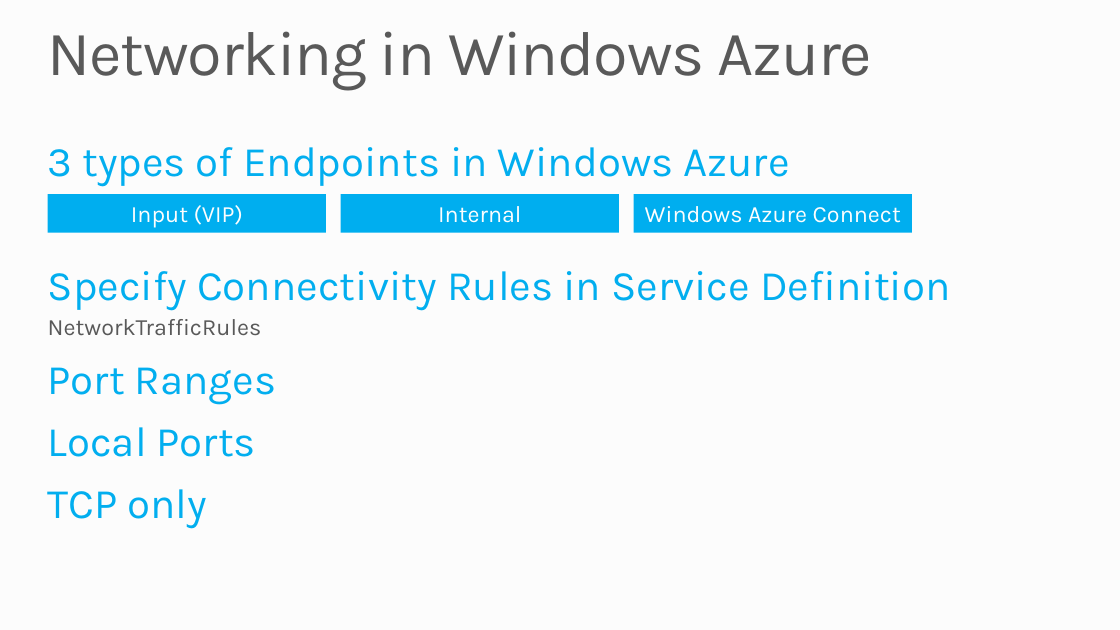
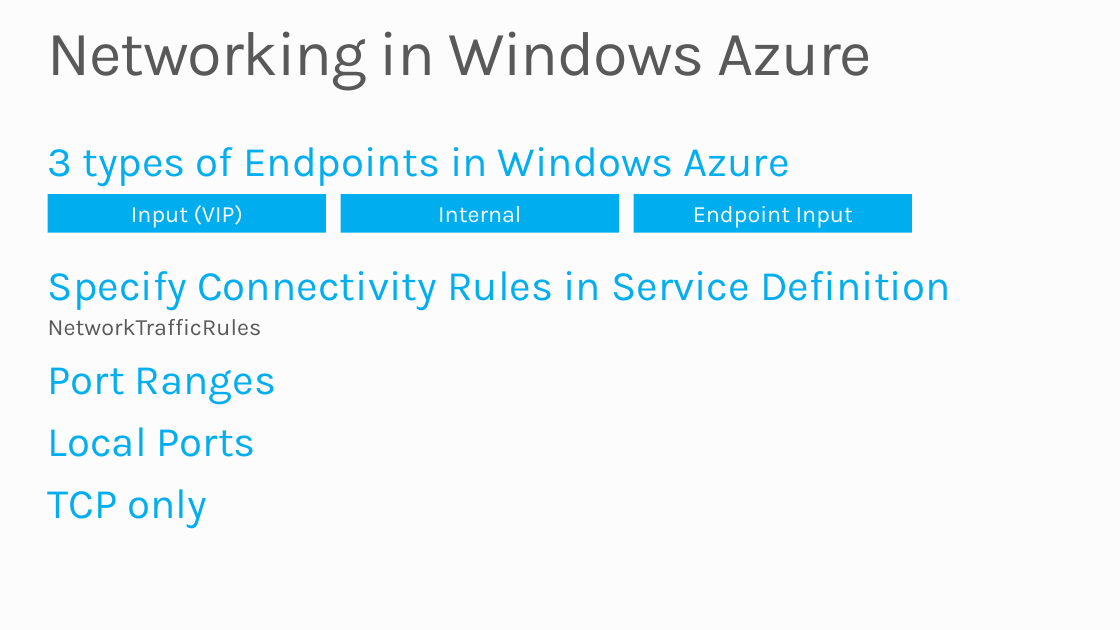
Before and after one commit to mwasham/WATK-Presentations, a slide deck: slide 27 of WindowsAzureCompute/WindowsAzureCompute.pptx. Drawn at 1120x630 pixels with LibreOffice and Linux fonts; fonts in the diff are those of the drawing; background and template pictures are left out. Boxes give left, top, right and bottom in pixels: in the first picture for what was removed or moved away, otherwise in the second. Text is boxed around its words. In the diff, an @@ line names an element or a change of style, - is before the commit and + after.

```diff
--- a/WindowsAzureCompute/WindowsAzureCompute.pptx
+++ b/WindowsAzureCompute/WindowsAzureCompute.pptx
@@ text in rectangle at box(693, 206, 853, 228): text changed @@
-  Windows Azure Connect
+  Endpoint Input
```
Also in this commit, not shown: 2 other slides changed, 1 other file.
